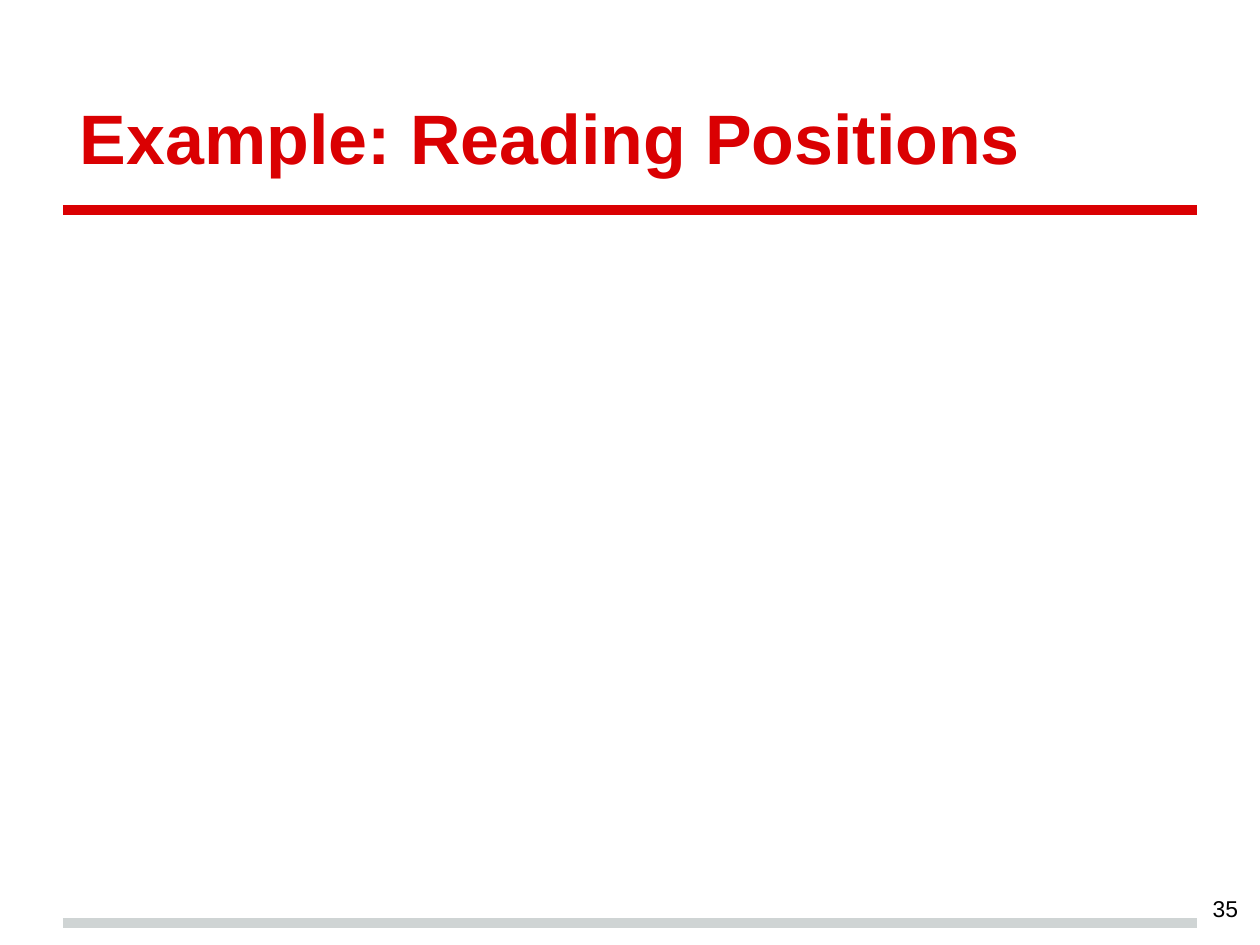
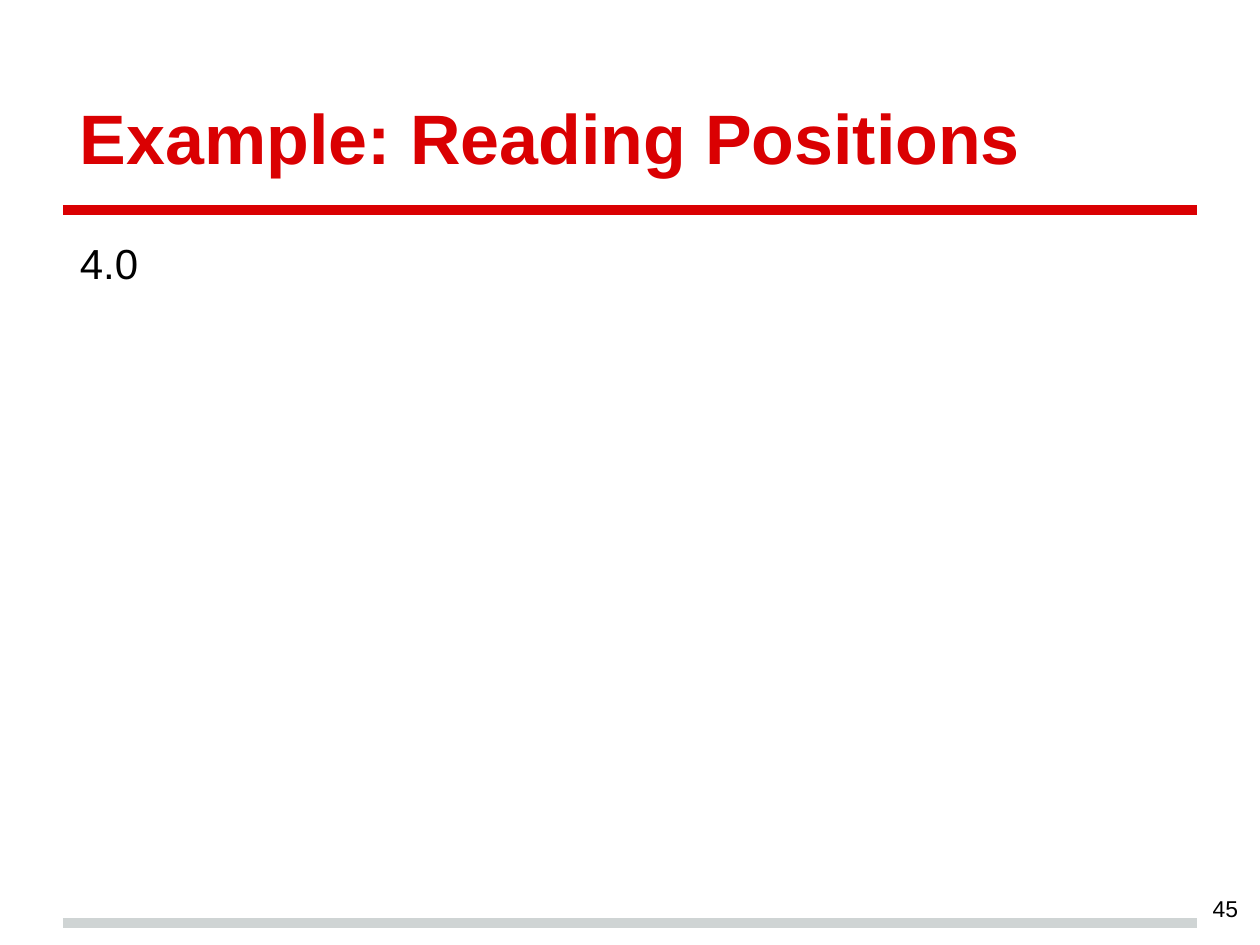
Before and after one commit to crgallac/Course, a slide deck: slide 45 of CourseHaplet.pptx (slide 35 before the commit). Drawn at 1260x945 pixels with LibreOffice and Linux fonts; fonts in the diff are those of the drawing. Boxes give left, top, right and bottom in pixels: in the first picture for what was removed or moved away, otherwise in the second. Text is boxed around its words. In the diff, an @@ line names an element or a change of style, - is before the commit and + after.

Commit message:
add the first three examples

```diff
--- a/CourseHaplet.pptx
+++ b/CourseHaplet.pptx
@@ text added at <box>80,249,138,280</box>, 18 pt, text #000000 @@
+4.0
@@ page number at <box>1213,901,1238,918</box>: text changed @@
-35
+45
```
Also in this commit, not shown: 9 other slides changed, 12 slides added, 2 slides removed, 6 other files.
